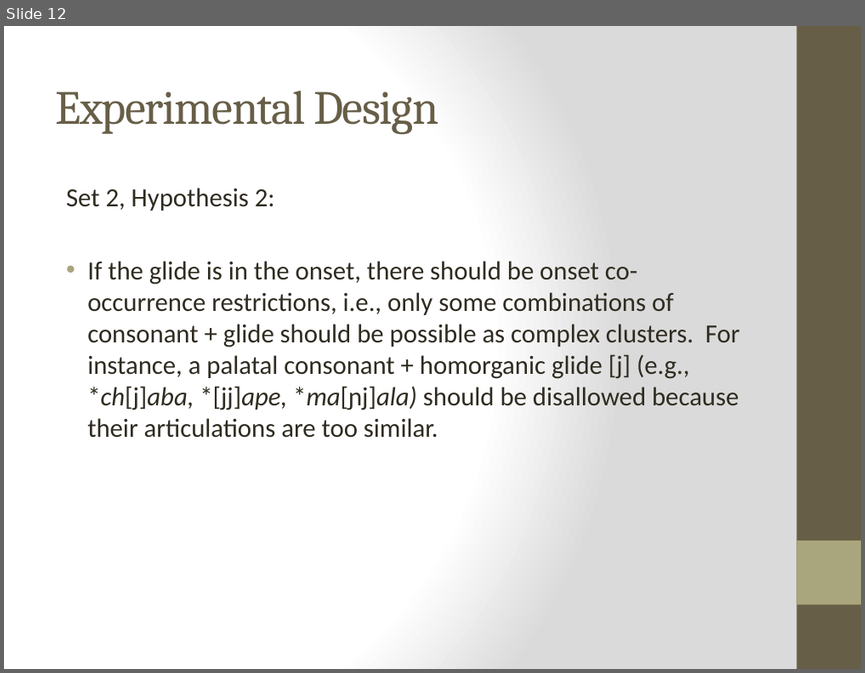
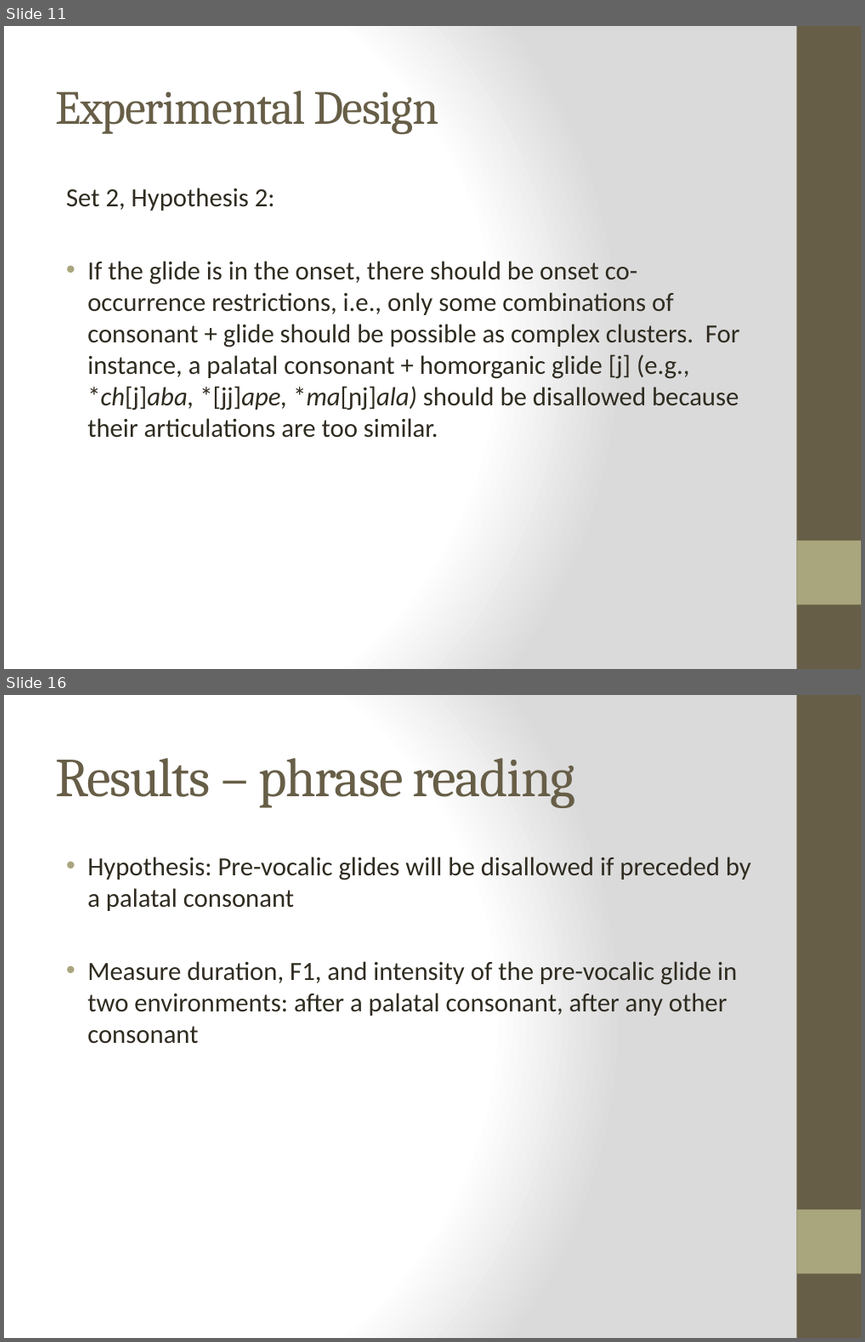
Before and after one commit to jvcasillas/glide_affiliation, a slide deck: Colina, Casillas & Díaz HLS 2018.pptx. Shown one above the other, each under a label of ours: slide 12 before the commit, slides 11 and 16 after it; the slides between them are not shown. The pictures are 865x673 and 865x1342 pixels, drawn with LibreOffice and Linux fonts; fonts in the diff are those of the drawing. Boxes give left, top, right and bottom in pixels: in the first picture for what was removed or moved away, otherwise in the second. Text is boxed around its words. In the diff, an @@ line names an element or a change of style, - is before the commit and + after.

```diff
--- a/Colina, Casillas & Díaz HLS 2018.pptx
+++ b/Colina, Casillas & Díaz HLS 2018.pptx
@@ slide 16 added at (4,695,861,1338), background gradient #FFFFFF to #DADADA; not listed: 2 template elements that a slide beside it also shows @@
@@ title added at (55,758,576,808), 46 pt, text #675E47 @@
+Results – phrase reading
@@ text added at (87,857,751,1043), 22 pt, text #2F2B20 @@
+• Hypothesis: Pre-vocalic glides will be disallowed if preceded by a palatal consonant
+• Measure duration, F1, and intensity of the pre-vocalic glide in two environments: after a palatal consonant, after any other consonant
@@ what was slide 12 is now slide 11 @@
```
Also in this commit, not shown: 5 slides changed, 14 other slides added, 1 slide removed.
